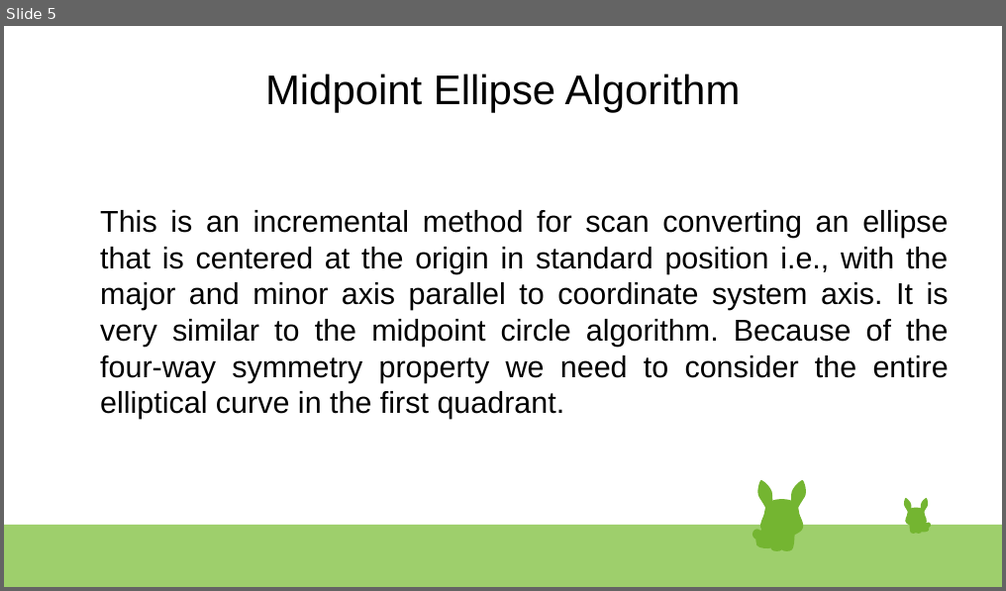
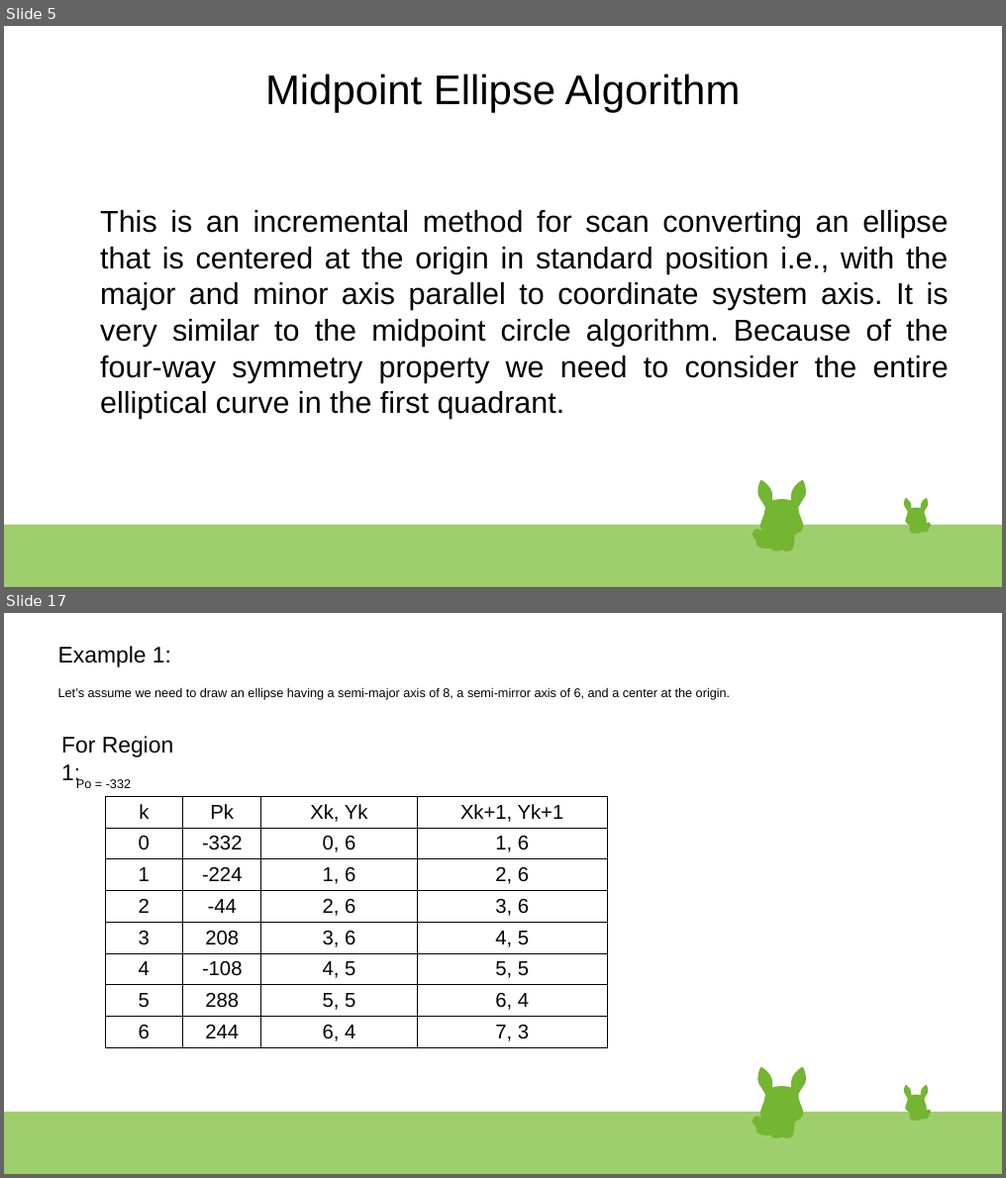
Before and after one commit to seamoonpandey/computer-graphics, a slide deck: ellipse.odp. Shown one above the other, each under a label of ours: slide 5 before the commit, slides 5 and 17 after it; the slides between them are not shown. The pictures are 1006x591 and 1006x1178 pixels, drawn with LibreOffice and Linux fonts; fonts in the diff are those of the drawing. Boxes give left, top, right and bottom in pixels: in the first picture for what was removed or moved away, otherwise in the second. Text is boxed around its words. In the diff, an @@ line names an element or a change of style, - is before the commit and + after.

```diff
--- a/ellipse.odp
+++ b/ellipse.odp
@@ slide 17 added at (x1=4, y1=613, x2=1002, y2=1174), background #FFFFFF; not listed: 47 template elements that a slide beside it also shows @@
@@ text added at (x1=58, y1=646, x2=171, y2=667), 18 pt, text #000000 @@
+Example 1:
@@ text added at (x1=58, y1=687, x2=731, y2=700), 10 pt, text #000000 @@
+Let’s assume we need to draw an ellipse having a semi-major axis of 8, a semi-mirror axis of 6, and a center at the origin.
@@ text added at (x1=61, y1=736, x2=173, y2=785), 18 pt, text #000000 @@
+For Region 1:
@@ text added at (x1=76, y1=778, x2=131, y2=788), 10 pt, text #000000 @@
+Po = -332
@@ table added at (x1=105, y1=797, x2=606, y2=1046), 8 rows, 4 columns @@
+k | Pk | Xk, Yk | Xk+1, Yk+1
+0 | -332 | 0, 6 | 1, 6
+1 | -224 | 1, 6 | 2, 6
+2 | -44 | 2, 6 | 3, 6
+3 | 208 | 3, 6 | 4, 5
+4 | -108 | 4, 5 | 5, 5
+5 | 288 | 5, 5 | 6, 4
+6 | 244 | 6, 4 | 7, 3
```
Also in this commit, not shown: 1 slide changed, 11 other slides added, 1 slide removed.
